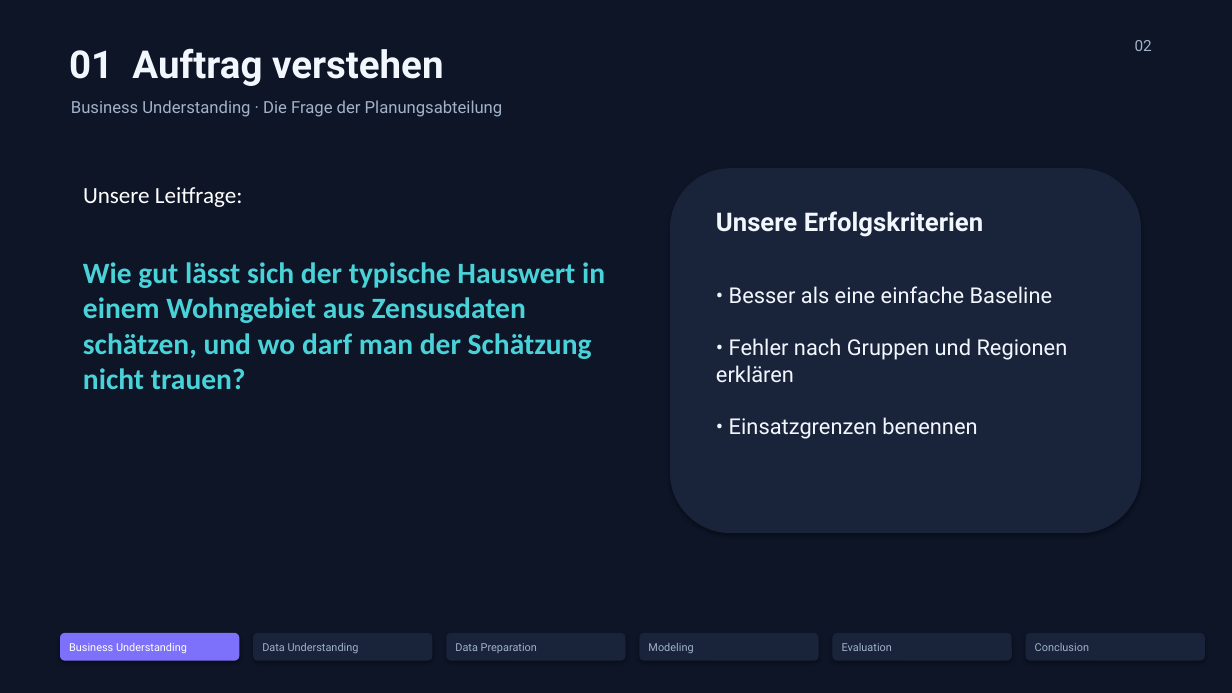
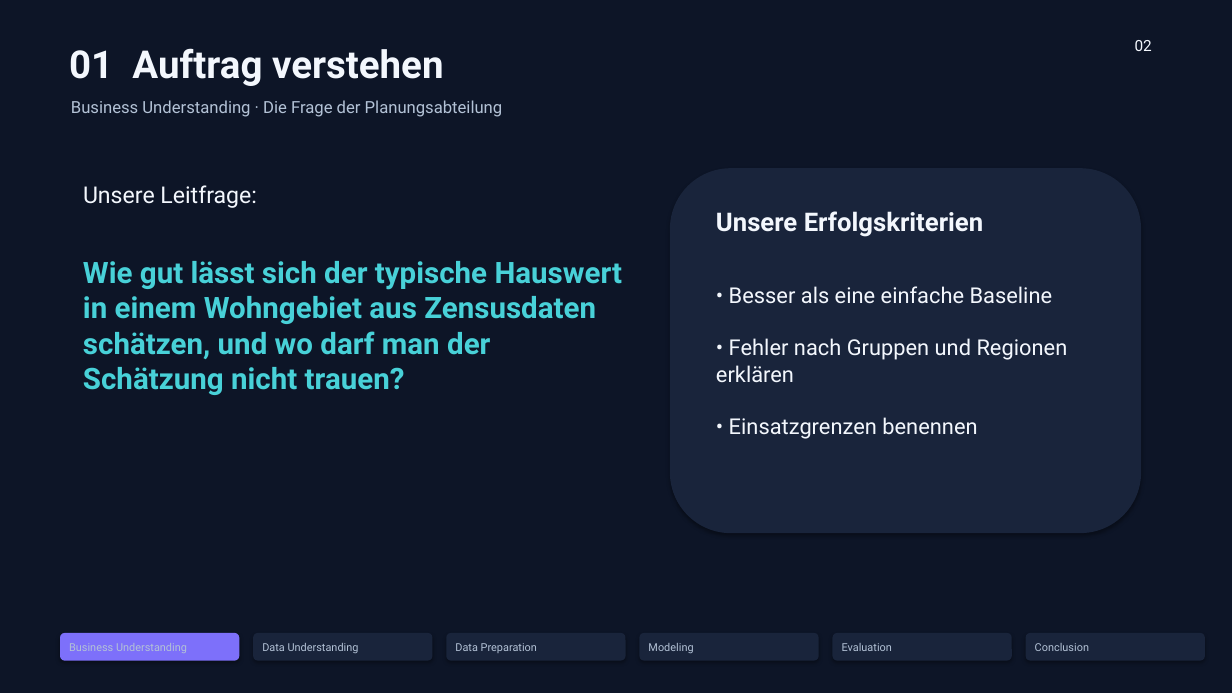
Before and after one commit to aaronddecker/california-housing-ml, a slide deck: slide 2 of presentation/abschlusspraesentation.pptx. Drawn at 1232x693 pixels with LibreOffice and Linux fonts; fonts in the diff are those of the drawing. Boxes give left, top, right and bottom in pixels: in the first picture for what was removed or moved away, otherwise in the second. Text is boxed around its words. In the diff, an @@ line names an element or a change of style, - is before the commit and + after.

Commit message:
Tag 8 fix

```diff
--- a/presentation/abschlusspraesentation.pptx
+++ b/presentation/abschlusspraesentation.pptx
@@ text "02" at (1135, 40, 1152, 51): text colour #A1B2CA to #F3F7FD @@
@@ text "Unsere Leitfrage:" at (83, 185, 257, 208): font Calibri to Roboto, text colour #FFFFFF to #F3F7FD @@
@@ text "Wie gut lässt sich der ..." at (83, 261, 622, 395): font Calibri to Roboto, text colour #49D3D8 to #48D1D8 @@
@@ text "Business Understanding" at (69, 643, 187, 653): text colour #FFFFFF to #B3C2D6 @@
@@ text colour #A1B2CA to #B3C2D6 in 6 elements at (71, 100, 503, 117), (262, 643, 359, 653), (455, 643, 537, 653), (648, 643, 693, 653), (842, 643, 892, 651), (1035, 643, 1089, 651) @@
```
Also in this commit, not shown: 7 other slides changed.
